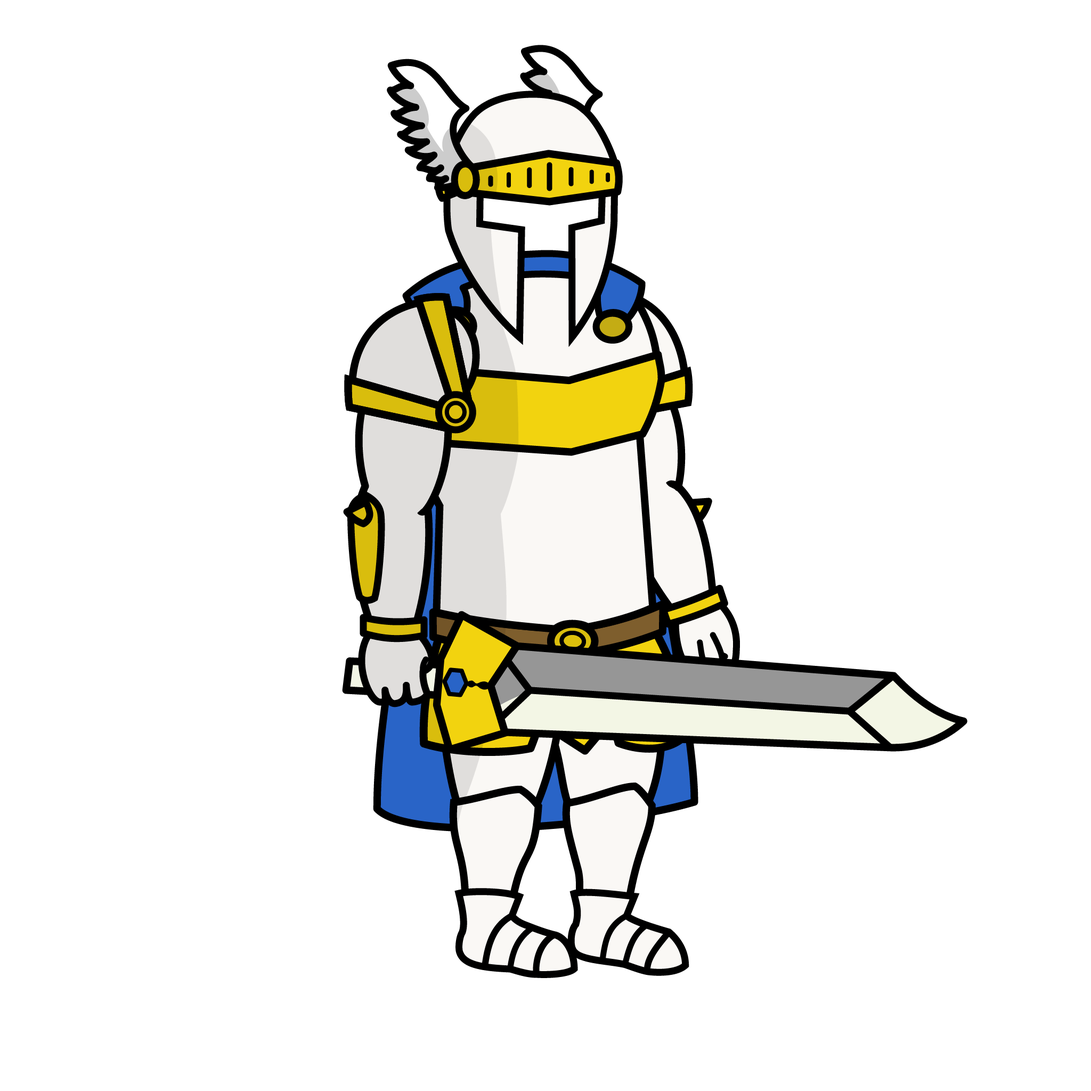
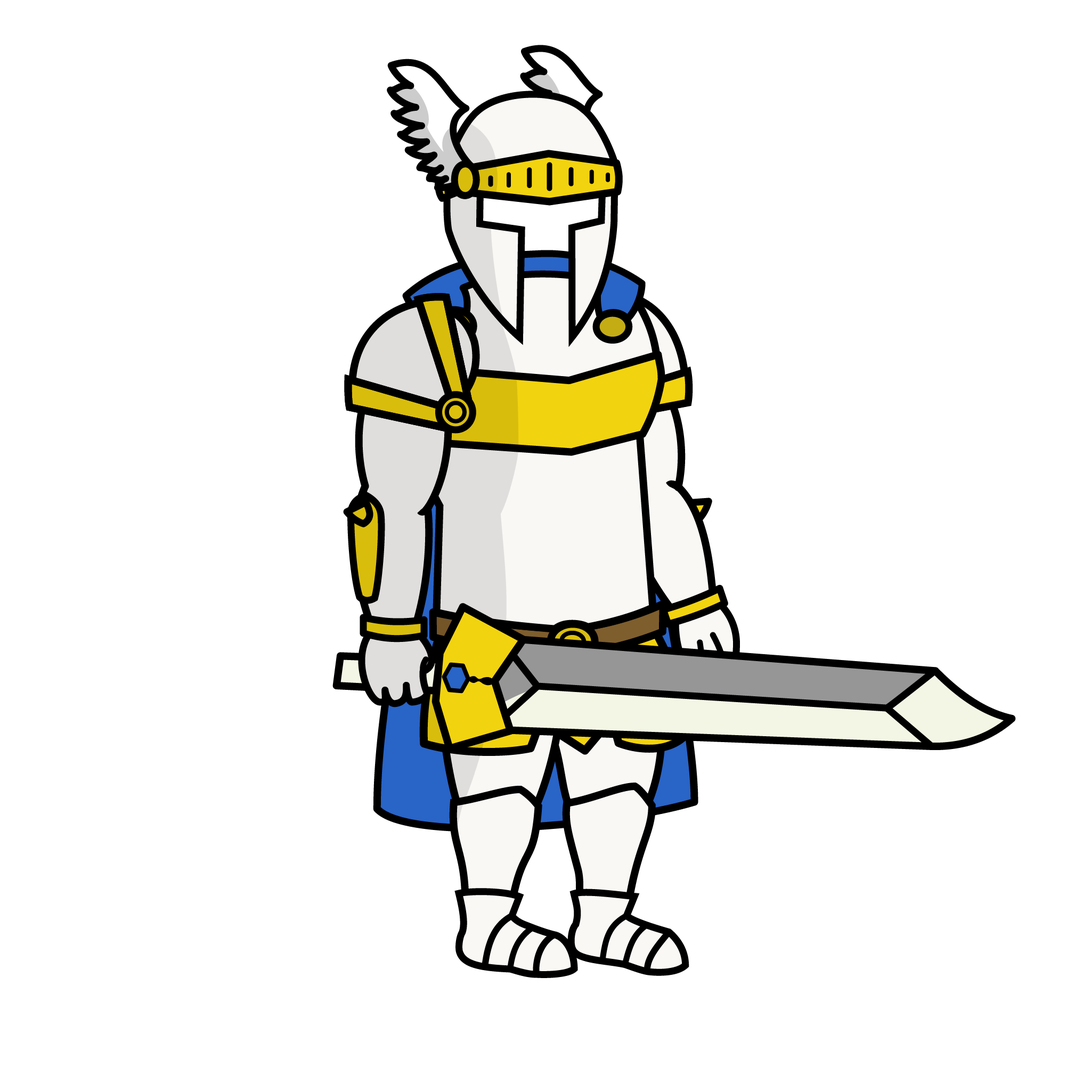
Two versions of the same layered image (1091×1091). Layer-by-layer changes:
painted on "Weapon" over [332, 603, 1017, 753]
